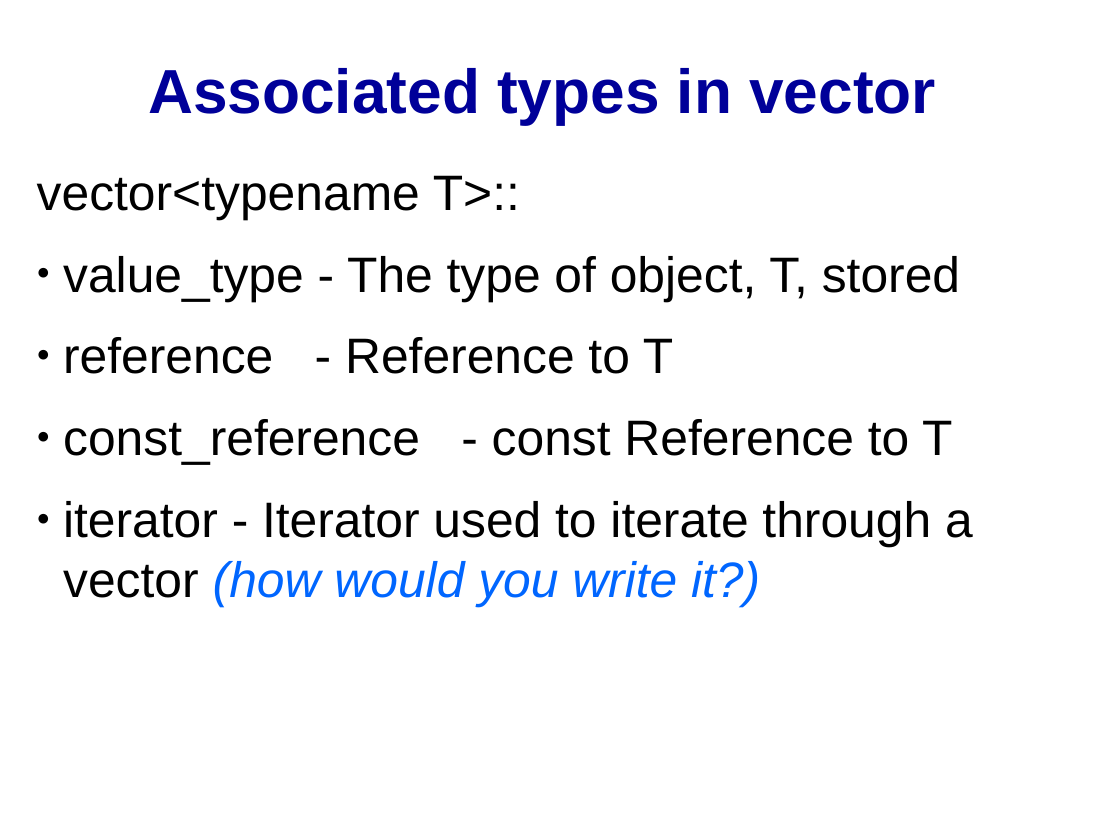
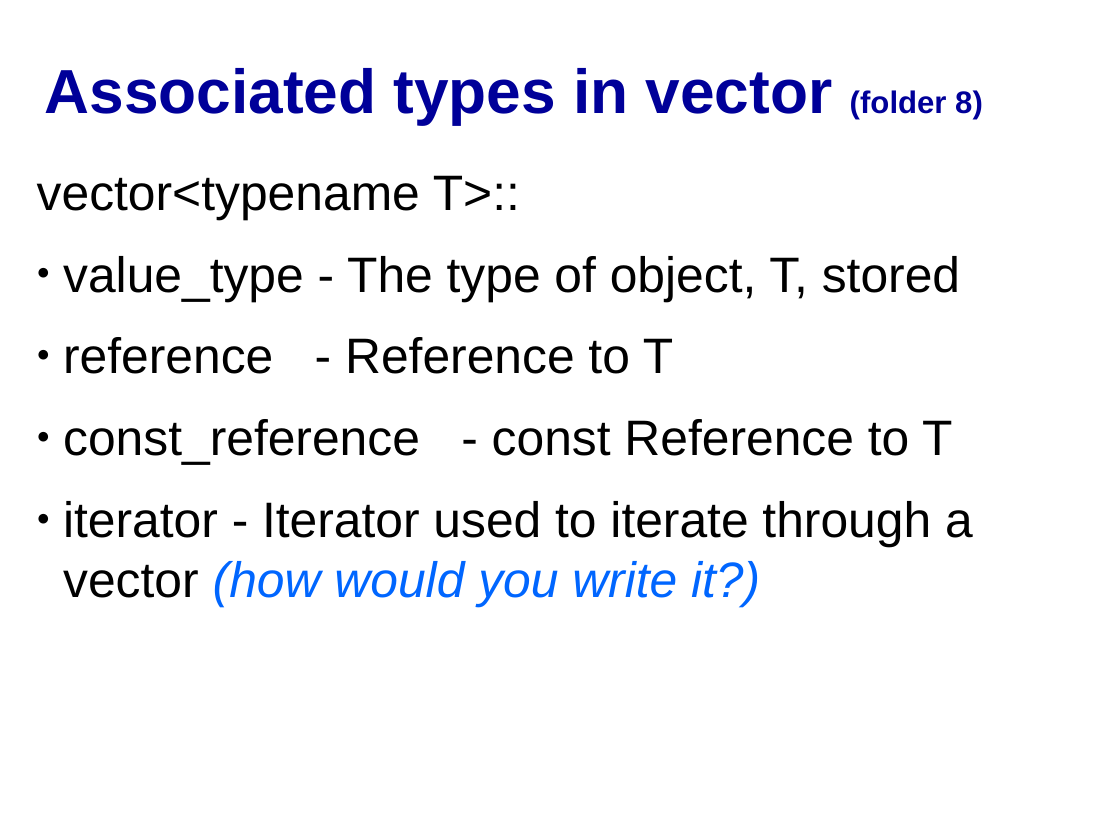
Before and after one commit to cpp-at-ariel/cpp-5780, a slide deck: slide 20 of 10-stl-containers/slides-containers.odp. Drawn at 1120x840 pixels with LibreOffice and Linux fonts; fonts in the diff are those of the drawing. Boxes give left, top, right and bottom in pixels: in the first picture for what was removed or moved away, otherwise in the second. Text is boxed around its words. In the diff, an @@ line names an element or a change of style, - is before the commit and + after.

```diff
--- a/10-stl-containers/slides-containers.odp
+++ b/10-stl-containers/slides-containers.odp
@@ title at [45, 68, 983, 124]: text changed @@
-Associated types in vector
+Associated types in vector (folder 8)
```
Also in this commit, not shown: 2 other slides changed, 7 slides added, 31 other files.
